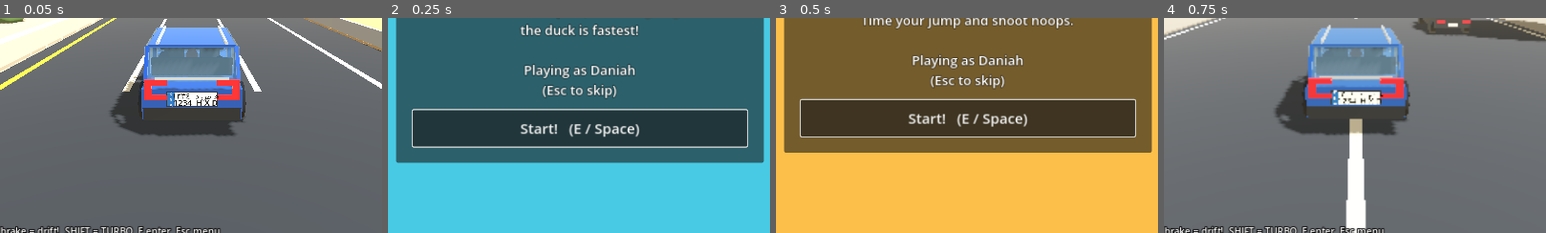
Above: before the commit, frames 1-4 (left to right).
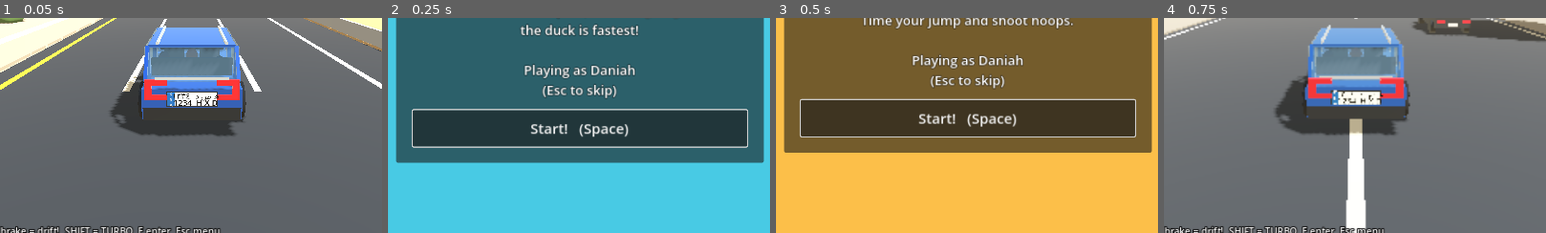
Above: after the commit, the same moments.

Repository: ffawazz/RiyadhCityGame
Game: Godot game, scene res://tests/smoke_test.tscn
Two runs of this game, one before a commit and one after it. Both use one fixed random seed, a clock stepped at 60 frames per second and the inputs below. This scene is started directly instead of the project's main scene.
Inputs:
- Up to frame 1 (0.05 s): no input
- Up to frame 2 (0.25 s): no input
- Up to frame 3 (0.5 s): no input
- Up to frame 4 (0.75 s): click "Start! (E / Space)" (after the commit: "Start! (Space)") at 0.5 s
The pictures show only the part of the screen within x 25-75%, y 44-94%; the shares and areas given below are measured in that part.

Frame 1 is identical in both runs. In frame 2, 1.1% of the frame differs, in the area x 34-66%, y 49-56%; in frame 3, 1.1%, in the area x 34-66%, y 44-51%; in frame 4, nothing differs.

Commit message:
Gamepad: forgiving gas/brake (light trigger = full speed), PlayStation/Xbox/keyboard/touch button names everywhere, live axis readout in Controller test
Co-Authored-By: Claude Sonnet 5.5 <noreply@anthropic.com>
Claude-Session: https://claude.ai/code/session_015CA9bVV8h4BEc2nmJDz4jZ

Diff:
--- a/scripts/autoload/game_state.gd
+++ b/scripts/autoload/game_state.gd
@@ -206,10 +206,34 @@
 var spawn_id: String = "home"        # where the car appears when a driving scene loads
 
 
+## "kbd", "pad" or "touch": what the player is using right now (drives the on-screen button names).
+var input_mode: String = "kbd"
+var pad_style_pref: String = "auto"     # "auto", "ps" or "xbox" (chosen in the Controller test screen)
+var _last_pad_msec: int = 0
+
+
 func _ready() -> void:
 	_register_inputs()
 	_install_arabic_font()
 	load_settings()
+	if not Input.get_connected_joypads().is_empty():
+		input_mode = "pad"
+	elif OS.has_feature("android") or OS.has_feature("ios"):
+		input_mode = "touch"
+
+
+func _input(event: InputEvent) -> void:
+	if event is InputEventJoypadButton or (event is InputEventJoypadMotion and absf((event as InputEventJoypadMotion).axis_value) > 0.6):
+		input_mode = "pad"
+		_last_pad_msec = Time.get_ticks_msec()
+	elif event is InputEventScreenTouch:
+		input_mode = "touch"
+	elif event is InputEventKey and (event as InputEventKey).pressed:
+		# arrows / Enter / Esc also come from a pad's D-pad or a TV remote: only real typing counts
+		var k := (event as InputEventKey).keycode
+		var typing := (k >= KEY_A and k <= KEY_Z) or (k >= KEY_0 and k <= KEY_9) or k == KEY_SPACE or k == KEY_TAB or k == KEY_SHIFT
+		if typing and Time.get_ticks_msec() - _last_pad_msec > 1500:
+			input_mode = "kbd"
 
 
 # --- Characters ---------------------------------------------------------
@@ -286,6 +310,7 @@
 func save_settings() -> void:
 	var cfg := ConfigFile.new()
 	cfg.set_value("music", "custom_music", custom_music)
+	cfg.set_value("input", "pad_style", pad_style_pref)
 	cfg.save(SETTINGS_PATH)
 
 
@@ -293,6 +318,7 @@
 	var cfg := ConfigFile.new()
 	if cfg.load(SETTINGS_PATH) == OK:
 		custom_music = cfg.get_value("music", "custom_music", {})
+		pad_style_pref = cfg.get_value("input", "pad_style", "auto")
 
 
 func has_save() -> bool:
@@ -328,8 +354,8 @@
 func _register_inputs() -> void:
 	# gamepad (Xbox / PlayStation / TV remote pads): triggers drive, the left stick and the D-pad
 	# move in every direction (so walking and the mini-games work without a keyboard)
-	_add_action("accelerate", [KEY_W, KEY_UP], [JOY_BUTTON_DPAD_UP], [[JOY_AXIS_TRIGGER_RIGHT, 1.0], [JOY_AXIS_LEFT_Y, -1.0]], 0.3)
-	_add_action("brake", [KEY_S, KEY_DOWN], [JOY_BUTTON_DPAD_DOWN], [[JOY_AXIS_TRIGGER_LEFT, 1.0], [JOY_AXIS_LEFT_Y, 1.0]], 0.3)
+	_add_action("accelerate", [KEY_W, KEY_UP], [JOY_BUTTON_DPAD_UP], [[JOY_AXIS_TRIGGER_RIGHT, 1.0], [JOY_AXIS_LEFT_Y, -1.0]], 0.1)
+	_add_action("brake", [KEY_S, KEY_DOWN], [JOY_BUTTON_DPAD_DOWN], [[JOY_AXIS_TRIGGER_LEFT, 1.0], [JOY_AXIS_LEFT_Y, 1.0]], 0.1)
 	_add_action("steer_left", [KEY_A, KEY_LEFT], [JOY_BUTTON_DPAD_LEFT], [[JOY_AXIS_LEFT_X, -1.0]], 0.2)
 	_add_action("steer_right", [KEY_D, KEY_RIGHT], [JOY_BUTTON_DPAD_RIGHT], [[JOY_AXIS_LEFT_X, 1.0]], 0.2)
 	_add_action("swap_item", [KEY_TAB, KEY_Q], [JOY_BUTTON_LEFT_SHOULDER])
--- a/scripts/driving/car.gd
+++ b/scripts/driving/car.gd
@@ -141,8 +141,13 @@
 func _physics_process(delta: float) -> void:
 	if is_prop:
 		return
-	var throttle := Input.get_action_strength("accelerate")
-	var brake := Input.get_action_strength("brake")
+	# Analog triggers / sticks on some pads and TVs only report part of their travel (or rest a little
+	# off-centre), so a light press counts as full gas, and a faint brake signal is ignored while
+	# you are on the gas. Keyboard (1.0) is unchanged.
+	var throttle := clampf(Input.get_action_strength("accelerate") * 4.0, 0.0, 1.0)
+	var brake := clampf(Input.get_action_strength("brake") * 4.0, 0.0, 1.0)
+	if throttle > 0.3 and brake < 0.7:
+		brake = 0.0
 	var hand := Input.is_action_pressed("handbrake")
 	throttle_amount = throttle
 	var perf := damage.perf() if damage != null else 1.0
--- a/scripts/driving/drive_scene.gd
+++ b/scripts/driving/drive_scene.gd
@@ -171,7 +171,7 @@
 	_info_label.text = "%s%s" % [Game.character()["name"], _extra_info()]
 	if _active_zone:
 		var slow := absf(car.forward_speed) <= ENTER_MAX_SPEED
-		_prompt_label.text = ("Press E to enter: %s" % _active_zone.title) if slow else ("Slow down to enter %s" % _active_zone.title)
+		_prompt_label.text = ("Press %s to enter: %s" % [Hints.btn("interact"), _active_zone.title]) if slow else ("Slow down to enter %s" % _active_zone.title)
 		if slow and Input.is_action_just_pressed("interact"):
 			var loc: Dictionary = Game.LOCATIONS[_active_zone.location_id]
 			if loc["action"] == "repair":
@@ -189,7 +189,7 @@
 	var health := car.damage.health()
 	_health_label.visible = damage_enabled
 	_turbo_bar.value = car.turbo_charge * 100.0
-	_turbo_label.text = "TURBO!" if car.turbo_on else ("TURBO  (hold Shift)" if car.turbo_charge > 0.99 else "TURBO charging...")
+	_turbo_label.text = "TURBO!" if car.turbo_on else ("TURBO  (hold %s)" % Hints.btn("turbo") if car.turbo_charge > 0.99 else "TURBO charging...")
 	_turbo_label.add_theme_color_override("font_color", Color.html("ff9f1c") if car.turbo_on else Color.WHITE)
 	_health_label.text = "Car: %d%%" % int(health)
 	_health_label.add_theme_color_override("font_color", Color.html("80ed99") if health > 60.0 else (Color.html("ffd166") if health > 30.0 else Color.html("ff5d5d")))
@@ -538,12 +538,7 @@
 	_prompt_label.grow_vertical = Control.GROW_DIRECTION_BEGIN
 
 	var help := _hud_label(hud, 16)
-	if not Input.get_connected_joypads().is_empty():
-		help.text = "Controller: RT gas  LT brake  left stick steer  A handbrake = drift  RB TURBO  X enter a place  Y camera  B menu\nRight stick = look around the car"
-	elif TouchPad.enabled:
-		help.text = "Touch: < > steer   GAS / BRAKE   TURBO   DRIFT = handbrake   E = enter a place   CAM = change view   ESC = menu"
-	else:
-		help.text = "W/S gas & brake  A/D steer  SPACE handbrake = drift!  SHIFT = TURBO  E enter  Esc menu\nCamera: C view  |  hold right mouse + drag, or J L I K  = orbit  |  wheel or U O = zoom  |  hold B = look back  |  V = lock view"
+	help.text = Hints.drive_help()
 	help.set_anchors_and_offsets_preset(Control.PRESET_BOTTOM_LEFT, Control.PRESET_MODE_MINSIZE, 12)
 	help.grow_vertical = Control.GROW_DIRECTION_BEGIN
 
--- a/scripts/farm/farm_world.gd
+++ b/scripts/farm/farm_world.gd
@@ -65,7 +65,7 @@
 	cam.global_position = cam.global_position.lerp(want, 1.0 - exp(-5.0 * delta))
 	cam.look_at(target + Vector3(0.0, 1.5, 0.0))
 	if _active_zone:
-		_prompt.text = "Press E:  %s" % _active_zone.title
+		_prompt.text = "Press %s:  %s" % [Hints.btn("interact"), _active_zone.title]
 		if Input.is_action_just_pressed("interact"):
 			Router.enter_location(_active_zone.location_id)
 	else:
@@ -616,7 +616,7 @@
 	info.text = "%s is %s the %s  -  Al-Muzahimiyah Farm" % [Game.character()["name"], Game.animal()["name"], Game.animal()["species"]]
 	info.position = Vector2(16, 10)
 	var help := _label(hud, 18)
-	help.text = "Controller: left stick walk   A jump   X play   Back = big map   Walk into a glowing circle to play a game!" if not Input.get_connected_joypads().is_empty() else "Joystick walk   JUMP   E play   MAP big map   Walk into a glowing circle to play a game!" if TouchPad.enabled else "WASD walk   SPACE jump   E play   M big map   Walk into a glowing circle to play a game!   Esc menu"
+	help.text = Hints.farm_help()
 	help.set_anchors_and_offsets_preset(Control.PRESET_BOTTOM_LEFT, Control.PRESET_MODE_MINSIZE, 12)
 	help.grow_vertical = Control.GROW_DIRECTION_BEGIN
 	_map = FarmMap.new()
--- a/scripts/menus/controller_test.gd
+++ b/scripts/menus/controller_test.gd
@@ -5,6 +5,7 @@
 var _list: Label
 var _log: Label
 var _lines: Array[String] = []
+var _style_btn: Button
 var _counts := {"key": 0, "pad button": 0, "pad axis": 0, "touch": 0, "other": 0}
 
 
@@ -20,9 +21,23 @@
 	_log = UIKit.label("", 20, Color.WHITE)
 	_log.size_flags_vertical = Control.SIZE_EXPAND_FILL
 	box.add_child(_log)
+	_style_btn = UIKit.button("", _cycle_style, Vector2(520, 56))
+	box.add_child(_style_btn)
+	_refresh_style()
 	var close := UIKit.button("Close (or press Esc)", queue_free, Vector2(320, 56))
 	box.add_child(close)
 	close.grab_focus()
+
+
+func _cycle_style() -> void:
+	Game.pad_style_pref = {"auto": "ps", "ps": "xbox", "xbox": "auto"}[Game.pad_style_pref]
+	Game.save_settings()
+	_refresh_style()
+
+
+func _refresh_style() -> void:
+	var label := {"auto": "Auto  (detected: %s)" % ("PlayStation" if Hints.pad_style() == "ps" else "Xbox"), "ps": "PlayStation", "xbox": "Xbox"}
+	_style_btn.text = "Button names: %s   (press to change)" % label[Game.pad_style_pref]
 
 
 func _process(_d: float) -> void:
@@ -30,6 +45,13 @@
 	var t := "Gamepads seen by the game: %d" % pads.size()
 	for id in pads:
 		t += "\n   #%d  %s" % [id, Input.get_joy_name(id)]
+	if not pads.is_empty():
+		var id: int = pads[0]
+		t += "\n   sticks L(%.2f, %.2f)  R(%.2f, %.2f)   L2 %.2f  R2 %.2f   ->  gas %.2f  brake %.2f" % [
+				Input.get_joy_axis(id, JOY_AXIS_LEFT_X), Input.get_joy_axis(id, JOY_AXIS_LEFT_Y),
+				Input.get_joy_axis(id, JOY_AXIS_RIGHT_X), Input.get_joy_axis(id, JOY_AXIS_RIGHT_Y),
+				Input.get_joy_axis(id, JOY_AXIS_TRIGGER_LEFT), Input.get_joy_axis(id, JOY_AXIS_TRIGGER_RIGHT),
+				Input.get_action_strength("accelerate"), Input.get_action_strength("brake")]
 	t += "\nEvent counts:  keys %d   pad buttons %d   pad axes %d   touch %d   other %d" % [
 			_counts["key"], _counts["pad button"], _counts["pad axis"], _counts["touch"], _counts["other"]]
 	_list.text = t
--- a/scripts/minigames/minigame_base.gd
+++ b/scripts/minigames/minigame_base.gd
@@ -28,7 +28,7 @@
 	_panel_layer.mouse_filter = Control.MOUSE_FILTER_IGNORE
 	add_child(_panel_layer)
 	_show_panel(info.get("title", "Mini-game"),
-			"%s\n\nPlaying as %s\n(Esc to skip)" % [info.get("instructions", ""), Game.character()["name"]],
+			Hints.adapt("%s\n\nPlaying as %s\n(Esc to skip)" % [info.get("instructions", ""), Game.character()["name"]]),
 			"Start!", _begin)
 
 
@@ -137,11 +137,12 @@
 
 
 func text(pos: Vector2, s: String, font_size: int = 24, color: Color = Color.WHITE) -> void:
-	draw_string(ThemeDB.fallback_font, pos, s, HORIZONTAL_ALIGNMENT_LEFT, -1, font_size, color)
+	draw_string(ThemeDB.fallback_font, pos, Hints.adapt(s), HORIZONTAL_ALIGNMENT_LEFT, -1, font_size, color)
 
 
 ## Text centred horizontally on pos.x (pos.y is the baseline).
 func text_c(pos: Vector2, s: String, font_size: int = 24, color: Color = Color.WHITE) -> void:
+	s = Hints.adapt(s)
 	var w := ThemeDB.fallback_font.get_string_size(s, HORIZONTAL_ALIGNMENT_LEFT, -1, font_size).x
 	draw_string(ThemeDB.fallback_font, pos - Vector2(w * 0.5, 0), s, HORIZONTAL_ALIGNMENT_LEFT, -1, font_size, color)
 
@@ -204,9 +205,9 @@
 	col.add_theme_constant_override("separation", 16)
 	margin.add_child(col)
 	col.add_child(UIKit.label(title, 36))
-	col.add_child(UIKit.label(body, 22, Color.WHITE, 560.0))
+	col.add_child(UIKit.label(Hints.adapt(body), 22, Color.WHITE, 560.0))
 	_on_button = callback
-	var btn := UIKit.button(button_text + "   (E / Space)", callback, Vector2(300, 56))
+	var btn := UIKit.button(button_text + "   (%s)" % Hints.btn("confirm"), callback, Vector2(300, 56))
 	col.add_child(btn)
 	_panel_layer.add_child(panel)
 	btn.grab_focus()
--- /dev/null
+++ b/scripts/ui/hints.gd
@@ -0,0 +1,119 @@
+class_name Hints
+extends RefCounted
+## What to call the buttons on screen: keyboard keys on a PC, PlayStation or Xbox names when a
+## gamepad is being used, the on-screen button names on a phone. Game.input_mode / Game.pad_style
+## say which one is current; adapt() rewrites keyboard instructions ("press SPACE") for it.
+
+const NAMES := {
+	"kbd": {"confirm": "Space", "back": "Esc", "interact": "E", "camera": "C", "turbo": "Shift", "swap": "Tab", "map": "M",
+			"gas": "W", "brake": "S", "handbrake": "Space", "stick": "WASD"},
+	"touch": {"confirm": "OK", "back": "ESC", "interact": "E", "camera": "CAM", "turbo": "TURBO", "swap": "SWAP", "map": "MAP",
+			"gas": "GAS", "brake": "BRAKE", "handbrake": "DRIFT", "stick": "the joystick"},
+	"xbox": {"confirm": "A", "back": "B", "interact": "X", "camera": "Y", "turbo": "RB", "swap": "LB", "map": "View",
+			"gas": "RT", "brake": "LT", "handbrake": "A", "stick": "the left stick"},
+	"ps": {"confirm": "Cross", "back": "Circle", "interact": "Square", "camera": "Triangle", "turbo": "R1", "swap": "L1", "map": "Share",
+			"gas": "R2", "brake": "L2", "handbrake": "Cross", "stick": "the left stick"},
+}
+
+
+## "kbd", "touch", "ps" or "xbox" - the naming set to show right now.
+static func style() -> String:
+	if Game.input_mode == "pad":
+		return pad_style()
+	return Game.input_mode
+
+
+## PlayStation or Xbox, from the pad's name (or the player's choice in the Controller test screen).
+static func pad_style() -> String:
+	if Game.pad_style_pref == "ps" or Game.pad_style_pref == "xbox":
+		return Game.pad_style_pref
+	var pads := Input.get_connected_joypads()
+	if pads.is_empty():
+		return "xbox"
+	var n := Input.get_joy_name(pads[0]).to_lower()
+	for word in ["ps3", "ps4", "ps5", "dualshock", "dualsense", "sony", "playstation", "wireless controller"]:
+		if n.contains(word):
+			return "ps"
+	return "xbox"
+
+
+static func btn(kind: String) -> String:
+	return (NAMES[style()] as Dictionary).get(kind, kind)
+
+
+static func is_pad() -> bool:
+	return Game.input_mode == "pad"
+
+
+## The "press this" line shown over the driving / farm HUD.
+static func drive_help() -> String:
+	if is_pad():
+		return "%s gas  %s brake  left stick steer  %s handbrake = drift!  %s TURBO  %s enter a place  %s camera  %s menu\nRight stick = look around the car" % [
+				btn("gas"), btn("brake"), btn("handbrake"), btn("turbo"), btn("interact"), btn("camera"), btn("back")]
+	if Game.input_mode == "touch":
+		return "Touch: < > steer   GAS / BRAKE   TURBO   DRIFT = handbrake   E = enter a place   CAM = change view   ESC = menu"
+	return "W/S gas & brake  A/D steer  SPACE handbrake = drift!  SHIFT = TURBO  E enter  Esc menu\nCamera: C view  |  hold right mouse + drag, or J L I K  = orbit  |  wheel or U O = zoom  |  hold B = look back  |  V = lock view"
+
+
+static func farm_help() -> String:
+	if is_pad():
+		return "%s walk   %s jump   %s play   %s big map   Walk into a glowing circle to play a game!   %s menu" % [
+				btn("stick"), btn("confirm"), btn("interact"), btn("map"), btn("back")]
+	if Game.input_mode == "touch":
+		return "Joystick walk   JUMP   E play   MAP big map   Walk into a glowing circle to play a game!"
+	return "WASD walk   SPACE jump   E play   M big map   Walk into a glowing circle to play a game!   Esc menu"
+
+
+## Rewrites keyboard / mouse instructions for a gamepad or phone. Keyboard: unchanged.
+static func adapt(s: String) -> String:
+	var st := style()
+	if st == "kbd":
+		return s
+	var n: Dictionary = NAMES[st]
+	var conf: String = n["confirm"]
+	var stick: String = n["stick"]
+	var swap: String = n["swap"]
+	var pairs := [
+		["Move the mouse (or WASD / drag your finger) and click, tap or press SPACE", "Move with %s and press %s" % [stick, conf]],
+		["Aim with the mouse (or drag your finger), click / tap or press SPACE to shoot, TAB (SWAP button) switches", "Aim with %s, press %s to shoot, %s switches" % [stick, conf, swap]],
+		["Move the mouse (or WASD / drag your finger) to steer the kite.", "Steer the kite with %s." % stick],
+		["Move with A / D or the arrow keys.", "Move with %s." % stick],
+		["W / Up / Space to jump", "%s to jump" % conf],
+		["WASD walk, E / Space to use.", "%s to walk, %s to use." % [stick, conf]],
+		["WASD to run.", "%s to run." % stick],
+		["WASD to move.", "%s to move." % stick],
+		["Pick a food with 1 / 2 / 3 (or the arrow keys), aim with the mouse and click or tap a goat", "Pick a food with %s, aim with %s and press %s on a goat" % [swap, stick, conf]],
+		["Click or tap the eggs", "Press %s on the eggs" % conf],
+		["Click each kebab", "Press %s on each kebab" % conf],
+		["Hold D / Right for gas, A / Left to brake", "Push %s right for gas, left to brake" % stick],
+		["tilt with W / S", "tilt with %s up / down" % stick],
+		["press UP / W at the top", "push %s up at the top" % stick],
+		["W / Up = motor, S / Down = slow down, A / D steer", "%s up = motor, down = slow down, left / right steer" % stick],
+		["A / D change lane, SPACE jumps", "%s left / right changes lane, %s jumps" % [stick, conf]],
+		["hold A or D to do a flip", "hold %s left or right to do a flip" % stick],
+		["W tucks in", "up on %s tucks in" % stick],
+		["TAB / LB / 1 / 2 switch weapon", "%s switches weapon" % swap],
+		["1 2 3 / LB = pick food  -  click or press A on a goat to feed it", "%s = pick food  -  press %s on a goat to feed it" % [swap, conf]],
+		["SPACE = pump when it swings forward   UP / W = jump off at the top", "%s = pump when it swings forward   %s up = jump off at the top" % [conf, stick]],
+		["D / Right = gas    A / Left = brake    W / S = tilt in the air", "%s right = gas   left = brake   up / down = tilt in the air" % stick],
+		["W motor   S slow   A / D steer", "%s up = motor   down = slow   left / right = steer" % stick],
+		["SPACE just before landing = higher bounce    A / D = flip    W = tuck", "%s just before landing = higher bounce    %s left / right = flip    up = tuck" % [conf, stick]],
+		["click a kebab when", "press %s on a kebab when" % conf],
+		["click a goat", "press %s on a goat" % conf],
+		["click or press", "press"],
+		["Click or tap", "Press %s" % conf],
+		["click, tap or press SPACE", "press %s" % conf],
+		["click or tap", "press %s" % conf],
+		["pressing SPACE", "pressing %s" % conf],
+		["Press SPACE", "Press %s" % conf],
+		["press SPACE", "press %s" % conf],
+		["SPACE", conf],
+		["TAB", swap],
+		["WASD", stick],
+		["(E / Space)", "(%s)" % conf],
+		["(Esc to skip)", "(%s to skip)" % n["back"]],
+	]
+	var out := s
+	for p: Array in pairs:
+		out = out.replace(p[0], p[1])
+	return out
--- a/tests/gamepad_test.gd
+++ b/tests/gamepad_test.gd
@@ -76,5 +76,15 @@
 	await get_tree().process_frame
 	await get_tree().process_frame
 	_check(TouchPad._view.visible, "touching the screen shows the touch buttons again")
+	# on-screen button names follow the device
+	Game.input_mode = "pad"
+	Game.pad_style_pref = "ps"
+	_check(Hints.btn("confirm") == "Cross" and Hints.btn("interact") == "Square", "PlayStation names: Cross / Square")
+	_check(Hints.adapt("Move the mouse (or WASD / drag your finger) and click, tap or press SPACE to pick.") == "Move with the left stick and press Cross to pick.", "instructions are rewritten for a PlayStation pad")
+	Game.pad_style_pref = "xbox"
+	_check(Hints.btn("confirm") == "A" and Hints.btn("turbo") == "RB", "Xbox names: A / RB")
+	Game.input_mode = "kbd"
+	_check(Hints.btn("confirm") == "Space" and Hints.adapt("press SPACE") == "press SPACE", "keyboard names unchanged")
+	Game.pad_style_pref = "auto"
 	print("FAILURES: ", fails)
 	get_tree().quit(fails)
--- /dev/null
+++ b/tests/pad_speed_test.gd
@@ -0,0 +1,32 @@
+extends Node
+## A light, imperfect trigger pull must still reach full speed (some TVs report only part of the range).
+func _ready() -> void:
+	await get_tree().process_frame
+	Game.new_game()
+	Game.spawn_id = "home"
+	var city := (load("res://scenes/city.tscn") as PackedScene).instantiate()
+	add_child(city)
+	for i in 3:
+		await get_tree().physics_frame
+	var fails := 0
+	for case in [["full keyboard", 1.0, 0.0], ["light trigger 0.3", 0.3, 0.0], ["trigger 0.3 + brake rest 0.15", 0.3, 0.15]]:
+		var car: Car = city.car
+		car.position = Vector3(100.0, 0.0, 330.0)
+		car.rotation.y = -PI / 2.0
+		car.velocity = Vector3.ZERO
+		car.forward_speed = 0.0
+		Input.action_press("accelerate", float(case[1]))
+		if float(case[2]) > 0.0:
+			Input.action_press("brake", float(case[2]))
+		var top := 0.0
+		for i in 60 * 8:
+			await get_tree().physics_frame
+			top = maxf(top, car.forward_speed)
+		Input.action_release("accelerate")
+		Input.action_release("brake")
+		var ok := top > 33.0
+		print(("ok " if ok else "FAIL: "), case[0], ": top speed ", int(top * 3.6), " km/h")
+		if not ok:
+			fails += 1
+	print("FAILURES: ", fails)
+	get_tree().quit(fails)
--- /dev/null
+++ b/tests/pad_speed_test.tscn
@@ -0,0 +1,6 @@
+[gd_scene load_steps=2 format=3]
+
+[ext_resource type="Script" path="res://tests/pad_speed_test.gd" id="1"]
+
+[node name="PadSpeedTest" type="Node"]
+script = ExtResource("1")
